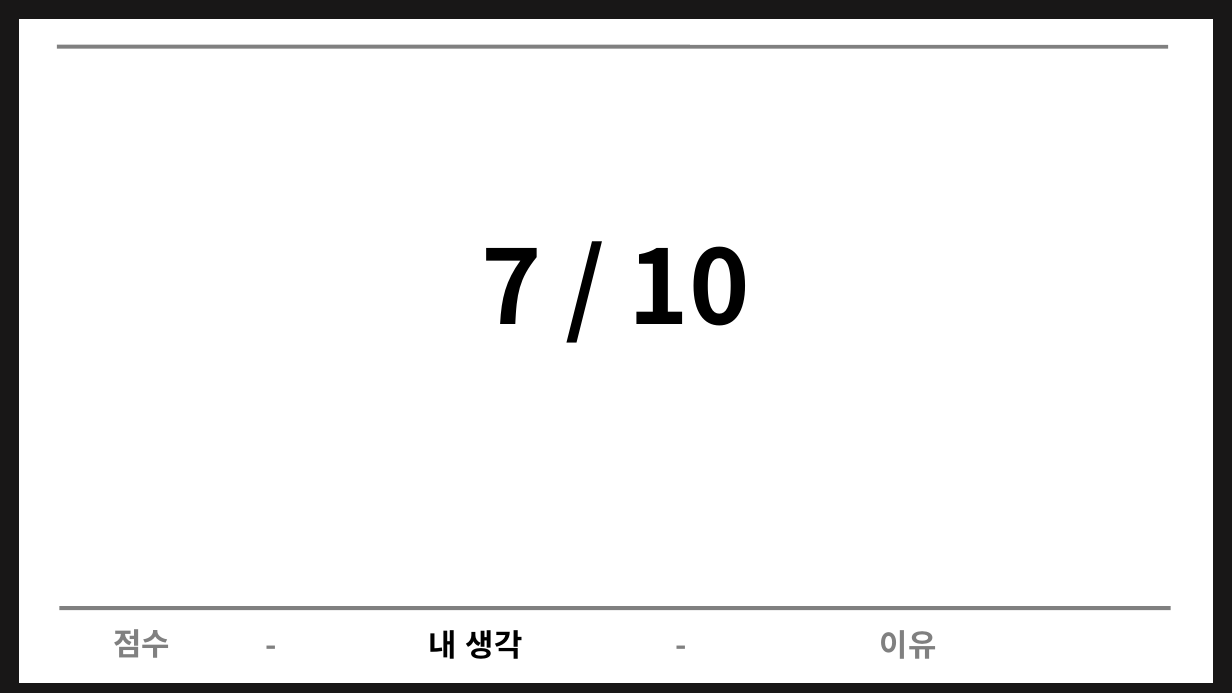
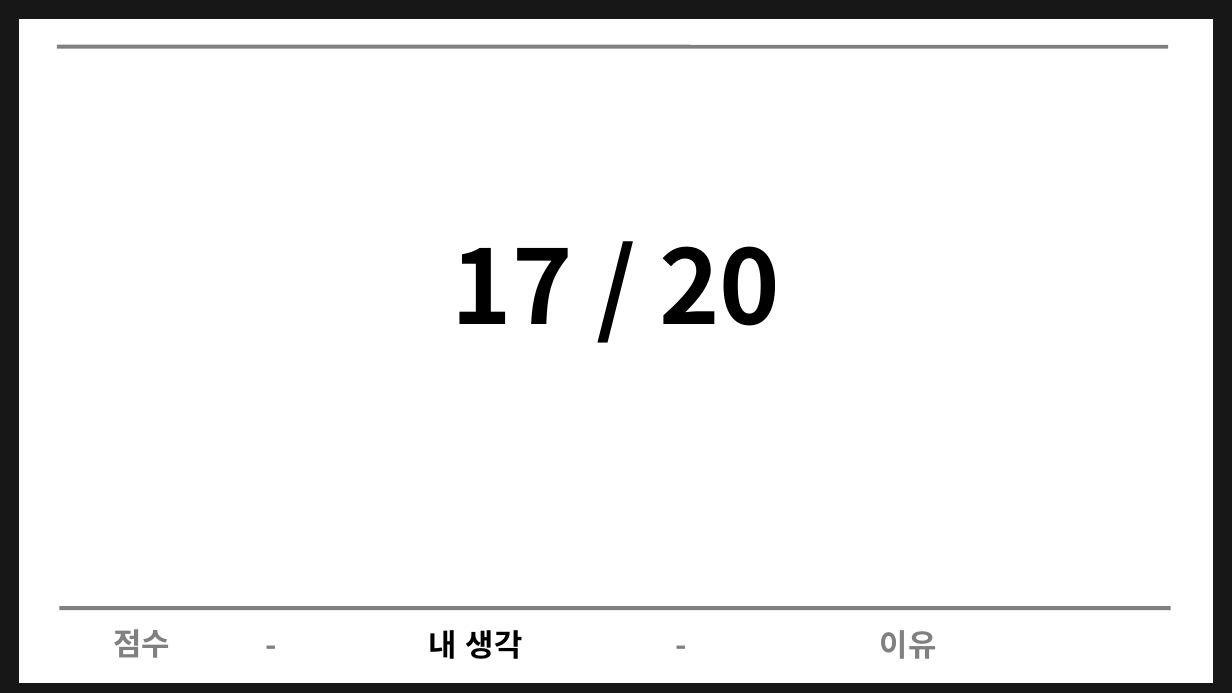
Before and after one commit to 20Sangwoo/-, a slide deck: slide 13 of 202084779 조상우 모바일앱개발.pptx. Drawn at 1232x693 pixels with LibreOffice and Linux fonts; fonts in the diff are those of the drawing. Boxes give left, top, right and bottom in pixels: in the first picture for what was removed or moved away, otherwise in the second. Text is boxed around its words. In the diff, an @@ line names an element or a change of style, - is before the commit and + after.

```diff
--- a/202084779 조상우 모바일앱개발.pptx
+++ b/202084779 조상우 모바일앱개발.pptx
@@ title at <box>452,246,780,326</box>: text changed @@
-7 / 10
+17 / 20
```
Also in this commit, not shown: 1 other slide changed.
